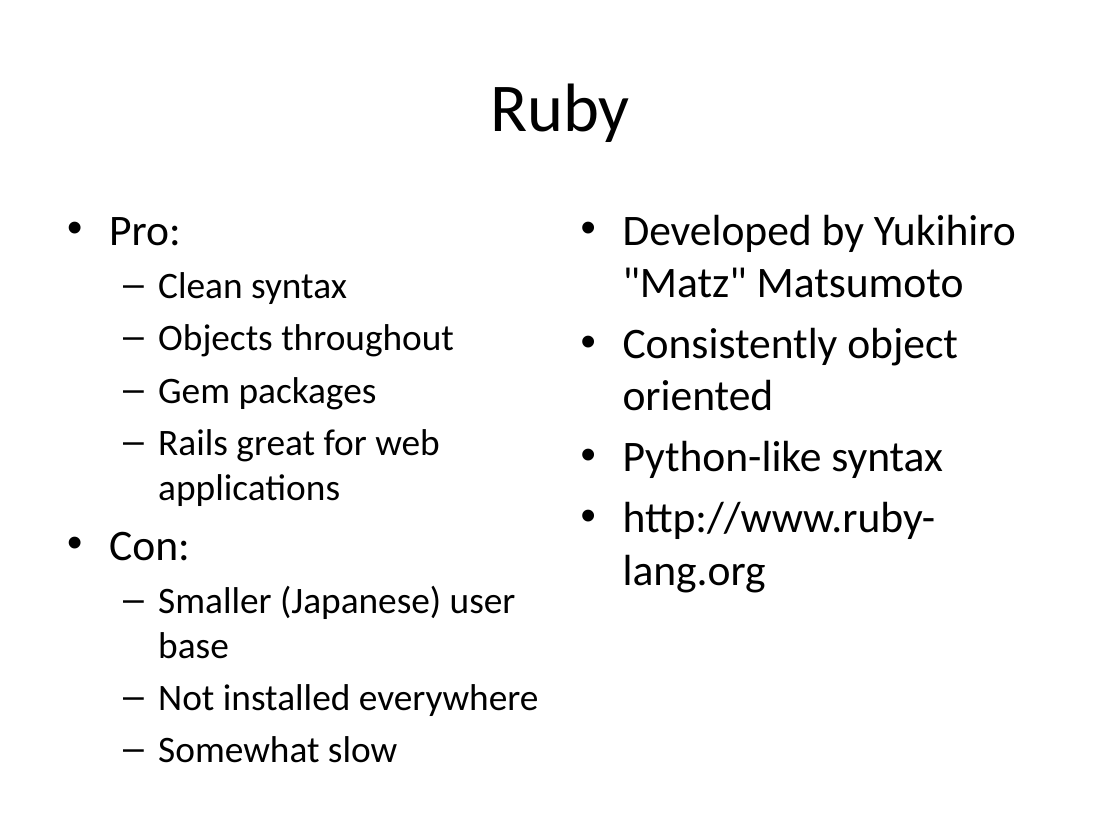
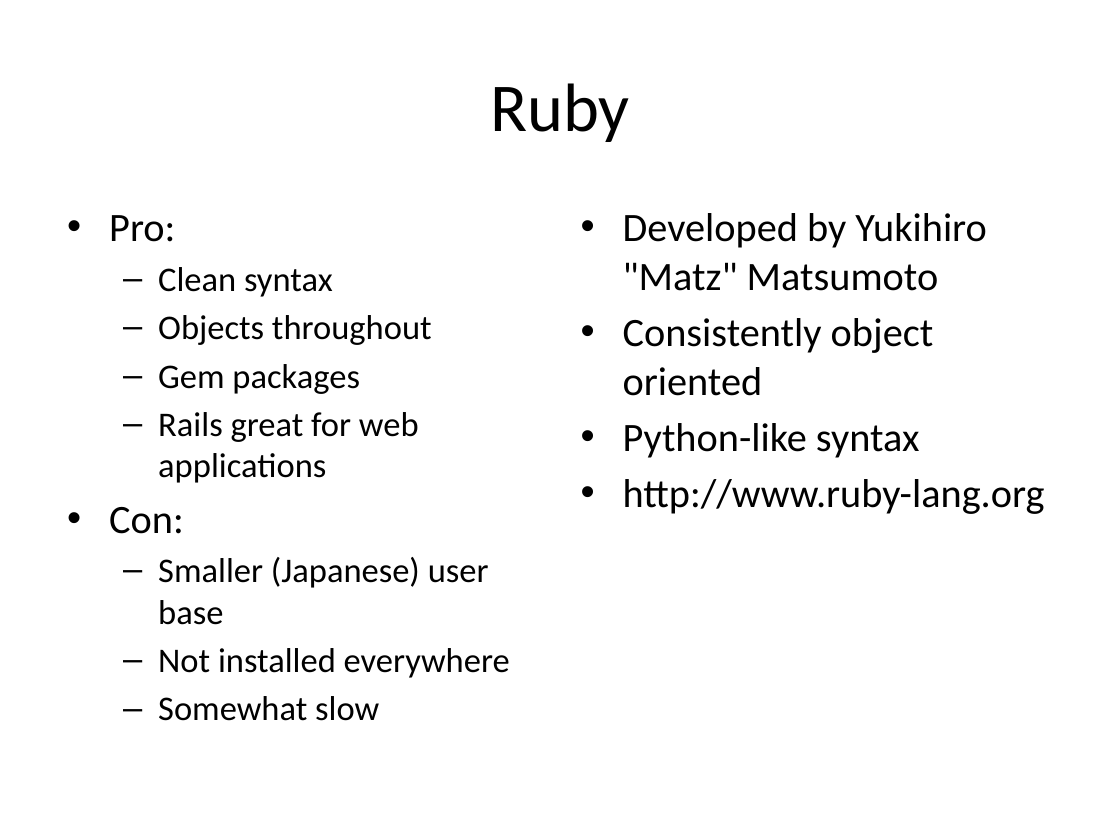
Before and after one commit to naturalis/arangs, a slide deck: slide 8 of doc/slides/day2/session4/Toolkits.pptx. Drawn at 1120x840 pixels with LibreOffice and Linux fonts; fonts in the diff are those of the drawing. Boxes give left, top, right and bottom in pixels: in the first picture for what was removed or moved away, otherwise in the second. Text is boxed around its words. In the diff, an @@ line names an element or a change of style, - is before the commit and + after.

```diff
--- a/doc/slides/day2/session4/Toolkits.pptx
+++ b/doc/slides/day2/session4/Toolkits.pptx
@@ text "Pro:" at (x1=109, y1=215, x2=510, y2=721): size 28 to 25.9 pt in "Pro:", "Con:"; size 24 to 22.2 pt @@
@@ text "Developed by Yukihiro "Matz" Matsumoto" at (x1=623, y1=213, x2=1045, y2=514): size 28 to 25.9 pt @@
```
Also in this commit, not shown: 4 other slides changed.
